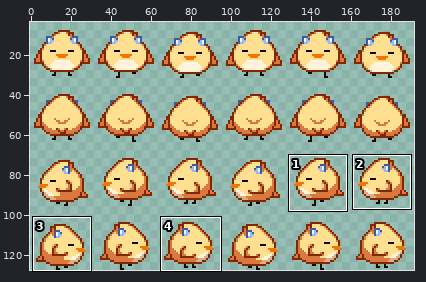
Sprite sheet -- assets/player/chonkgoon_walk.png. Above: a wide view before the commit, with the close-up outlined.
Close-up. Before the commit:
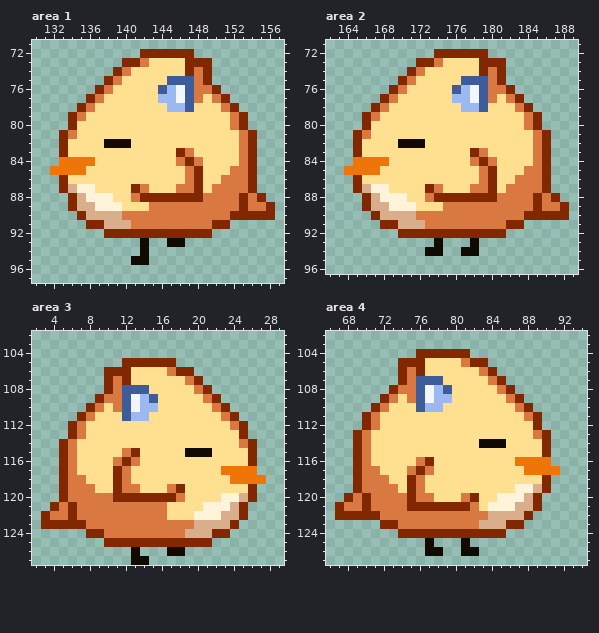
The file is 192x128 pixels. Shown: area 1: x 130..157, y 71..97; area 2: x 162..189, y 71..96; area 3: x 2..29, y 102..127; area 4: x 66..94, y 102..127. The wide view leaves out empty margins. The commit also changed other parts of the picture, which this record leaves out.
The same view after the edit:
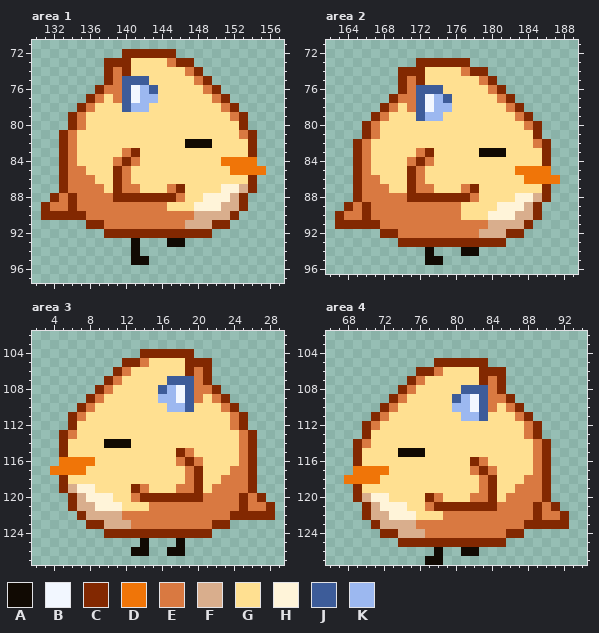
Palette (. is transparent): A #110a03  B #f2f7ff  C #822801  D #f07508  E #d97941  F #d9ae8d  G #ffe091  H #fff4d9  J #3d5c99  K #9cb8f0
Difference:
Area 1:
y 72: x 140..141 .. -> CC; x 146..147 CC -> ..
y 73: x 138..139 .. -> CC; x 141..142 CE -> GG; x 145..146 GG -> EC; x 148..149 CC -> ..
y 74: x 138..140 .CE -> CEC; x 147..149 CEC -> EC.
y 75: x 140..142 GGG -> JJJ; x 145..147 JJJ -> GGG
y 76: x 139..148 GGGGGJKBJE -> EJBKJGGGGG
y 77: x 139..148 GGGGGKKBJE -> EJBKKGGGGG
y 78: x 140..142 GGG -> JKK; x 145..147 KKJ -> GGG
y 80: x 135 G -> E; x 152 E -> G
y 82: x 134 G -> E; x 138..140 AAA -> GGG; x 147..149 GGG -> AAA; x 153 E -> G
y 83: x 134 G -> E; x 140..141 GG -> EC; x 146..147 CE -> GG; x 153 E -> G
y 84: x 133..136 DDDD -> CEGG; x 139..141 GGG -> ECE; x 146..148 ECE -> GGG; x 151..154 GGEC -> DDDD
y 85: x 132..135 DDDD -> .CEE; x 139..140 GG -> CE; x 147..148 EC -> GG; x 152..155 EEC. -> DDDD
y 86: x 134..136 GGG -> EEE; x 139..140 GG -> CE; x 147..148 EC -> GG; x 151..153 EEE -> GGG
y 87: x 134..137 FHHG -> EEEE; x 139..142 GGCE -> CEEG; x 145..148 GEEC -> ECGG; x 150..153 EEEE -> GHHF
y 88: x 132..133 .. -> CE; x 135..141 FHHHGGE -> EEEECCC; x 146..152 CCCEEEE -> EGGHHHF; x 154..155 EC -> ..
y 89: x 131..133 ... -> CEE; x 135..142 FFHHHGGG -> EEEEEEEE; x 145..152 EEEEEEEE -> GGGHHHFF; x 154..156 EEC -> ...
y 90: x 131..134 .... -> CCCC; x 136..139 FFFF -> EEEE; x 148..151 EEEE -> FFFF; x 153..156 CCCC -> ....
y 91: x 138..140 FFF -> EEE; x 147..149 EEE -> FFF
y 93..94: x 141..142 .A -> A.
Area 2:
y 72: x 174..179 CCCCCC -> ......
y 73: x 174..181 EGGGGCCC -> CCCC....
y 74: x 170 . -> C; x 172 E -> C; x 177..178 GG -> EC; x 180..181 EC -> ..
y 75: x 172 G -> C; x 177..181 JJJEC -> GGEC.
y 76: x 169..174 CEGGGG -> .CEJJJ; x 176..179 JKBJ -> GGGG; x 181..182 EC -> C.
y 77: x 168..183 CEGGGGGGKKBJEGEC -> .CEEJBKJGGGGGEC.
y 78: x 167..169 CEG -> .CE; x 171..175 GGGGG -> EJBKK; x 177..179 KKJ -> GGG; x 182..184 GEC -> EC.
y 79: x 166..168 CEG -> .CE; x 172..174 GGG -> JKK; x 183..185 GEC -> EC.
y 80: x 167 G -> E
y 81: x 165..167 CEG -> .CE; x 185..186 EC -> C.
y 82: x 166 G -> E; x 170..172 AAA -> GGG
y 83: x 166 G -> E; x 172..173 GG -> EC; x 178..181 CEGG -> GAAA; x 185 E -> G
y 84: x 165..168 DDDD -> CEGG; x 171..173 GGG -> ECE; x 178..180 ECE -> GGG; x 185 E -> G
y 85: x 164..167 DDDD -> .CEG; x 171..172 GG -> CE; x 179..180 EC -> GG; x 183..186 GEEC -> DDDD
y 86: x 166..167 GG -> EE; x 171..172 GG -> CE; x 179..180 EC -> GG; x 183..187 EEEC. -> GDDDD
y 87: x 166..168 FHH -> EEE; x 171..174 GGCE -> CEEG; x 177..180 GEEC -> ECGG; x 182..185 EEEE -> GGGG
y 88: x 165..173 .CFHHHGGE -> CEEEEECCC; x 178..187 CCCEEEECEC -> EGGGGHHFC.
y 89: x 164..165 .. -> CE; x 167..174 FFHHHGGG -> EEEEEEEE; x 177..184 EEEEEEEE -> GGGGHHHF; x 186..188 EEC -> ...
y 90: x 163..171 ....CFFFF -> CEECEEEEE; x 177..184 EEEEEEEC -> GGGHHHFF; x 186..188 CCC -> ...
y 91: x 163..172 .....CCFFF -> CCCCCEEEEE; x 180..184 EECC. -> FFFFC
y 92: x 168..183 ..CCCCCCCCCCCC.. -> CCEEEEEEEEEFFFCC
y 93: x 170..181 ....A...A... -> CCCCCCCCCCCC
y 94: x 174 A -> .
y 95: x 173..174 .. -> AA
Area 3:
y 104: x 14..19 ...... -> CCCCCC
y 105: x 14..21 CCCC.... -> EGGGGCCC
y 106: x 10 C -> .; x 12 C -> E; x 17..18 EC -> GG; x 20..21 .. -> EC
y 107: x 12 C -> G; x 17..21 GGEC. -> JJJEC
y 108: x 9..14 .CEJJJ -> CEGGGG; x 16..19 GGGG -> JKBJ; x 21..22 C. -> EC
y 109: x 8..23 .CEEJBKJGGGGGEC. -> CEGGGGGGKKBJEGEC
y 110: x 7..9 .CE -> CEG; x 11..15 EJBKK -> GGGGG; x 17..19 GGG -> KKJ; x 22..24 EC. -> GEC
y 111: x 6..8 .CE -> CEG; x 12..14 JKK -> GGG; x 23..25 EC. -> GEC
y 112: x 7 E -> G
y 113: x 5..7 .CE -> CEG; x 25..26 C. -> EC
y 114: x 6 E -> G; x 10..12 GGG -> AAA
y 115: x 6 E -> G; x 12..13 EC -> GG; x 18..21 GAAA -> CEGG; x 25 G -> E
y 116: x 5..8 CEGG -> DDDD; x 11..13 ECE -> GGG; x 18..20 GGG -> ECE; x 25 G -> E
y 117: x 4..7 .CEG -> DDDD; x 11..12 CE -> GG; x 19..20 GG -> EC; x 23..26 DDDD -> GEEC
y 118: x 6..7 EE -> GG; x 11..12 CE -> GG; x 19..20 GG -> EC; x 23..27 GDDDD -> EEEC.
y 119: x 6..8 EEE -> FHH; x 11..14 CEEG -> GGCE; x 17..20 ECGG -> GEEC; x 22..25 GGGG -> EEEE
y 120: x 5..13 CEEEEECCC -> .CFHHHGGE; x 18..27 EGGGGHHFC. -> CCCEEEECEC
y 121: x 4..5 CE -> ..; x 7..14 EEEEEEEE -> FFHHHGGG; x 17..24 GGGGHHHF -> EEEEEEEE; x 26..28 ... -> EEC
y 122: x 3..11 CEECEEEEE -> ....CFFFF; x 17..24 GGGHHHFF -> EEEEEEEC; x 26..28 ... -> CCC
y 123: x 3..12 CCCCCEEEEE -> .....CCFFF; x 20..24 FFFFC -> EECC.
y 124: x 8..23 CCEEEEEEEEEFFFCC -> ..CCCCCCCCCCCC..
y 125: x 10..21 CCCCCCCCCCCC -> ....A...A...
y 126: x 14 . -> A
y 127: x 13..14 AA -> ..
Area 4:
y 104: x 76..81 CCCCCC -> ......
y 105: x 74..81 CCCGGGGE -> ....CCCC
y 106: x 74..75 CE -> ..; x 77..78 GG -> CE; x 83 E -> C; x 85 . -> C
y 107: x 74..78 CEJJJ -> .CEGG; x 83 G -> C
y 108: x 73..74 CE -> .C; x 76..79 JBKJ -> GGGG; x 81..86 GGGGEC -> JJJEC.
y 109: x 72..87 CEGEJBKKGGGGGGEC -> .CEGGGGGJKBJEEC.
y 110: x 71..73 CEG -> .CE; x 76..78 JKK -> GGG; x 80..84 GGGGG -> KKBJE; x 86..88 GEC -> EC.
y 111: x 70..72 CEG -> .CE; x 81..83 GGG -> KKJ; x 87..89 GEC -> EC.
y 112: x 88 G -> E
y 113: x 69..70 CE -> .C; x 88..90 GEC -> EC.
y 114: x 83..85 AAA -> GGG; x 89 G -> E
y 115: x 70 E -> G; x 74..76 GGG -> AAA; x 89 G -> E
y 116: x 70 E -> G; x 76..77 EC -> GG; x 82..83 GG -> CE; x 87..90 DDDD -> GGEC
y 117: x 69..72 CEEG -> DDDD; x 75..77 ECE -> GGG; x 82..84 GGG -> ECE; x 88..91 DDDD -> GEC.
y 118: x 68..72 .CEEE -> DDDDG; x 75..76 CE -> GG; x 83..84 GG -> EC; x 88..89 GG -> EE
y 119: x 70..73 EEEE -> GGGG; x 75..76 CE -> GG; x 83..84 GG -> EC; x 87..89 HHF -> EEE
y 120: x 68..78 CECEEEECEEG -> .CFHHGGGGCE; x 81..90 ECGGHHHFC. -> GEECGEEEEC
y 121: x 67..69 CEE -> ...; x 71..77 EEEECCC -> FHHHGGE; x 82..88 EGHHHFF -> CCCEEEE; x 90..91 .. -> EC
y 122: x 67..69 CCC -> ...; x 71..78 CEEEEEEE -> FFHHHGGG; x 84..92 FFFFC.... -> EEEEECEEC
y 123: x 71..75 .CCEE -> CFFFF; x 83..92 FFFCC..... -> EEEEECCCCC
y 124: x 72..87 ..CCCCCCCCCCCC.. -> CCFFFEEEEEEEEECC
y 125: x 74..85 ...A...A.... -> CCCCCCCCCCCC
y 126: x 77 A -> .
y 127: x 77..78 .. -> AA
Boxes around the changes in both close-ups, in picture pixels (x1, y1, x2, y2):
changed: (41, 49, 275, 256)
changed: (335, 49, 569, 265)
changed: (41, 349, 275, 565)
changed: (335, 349, 569, 565)
